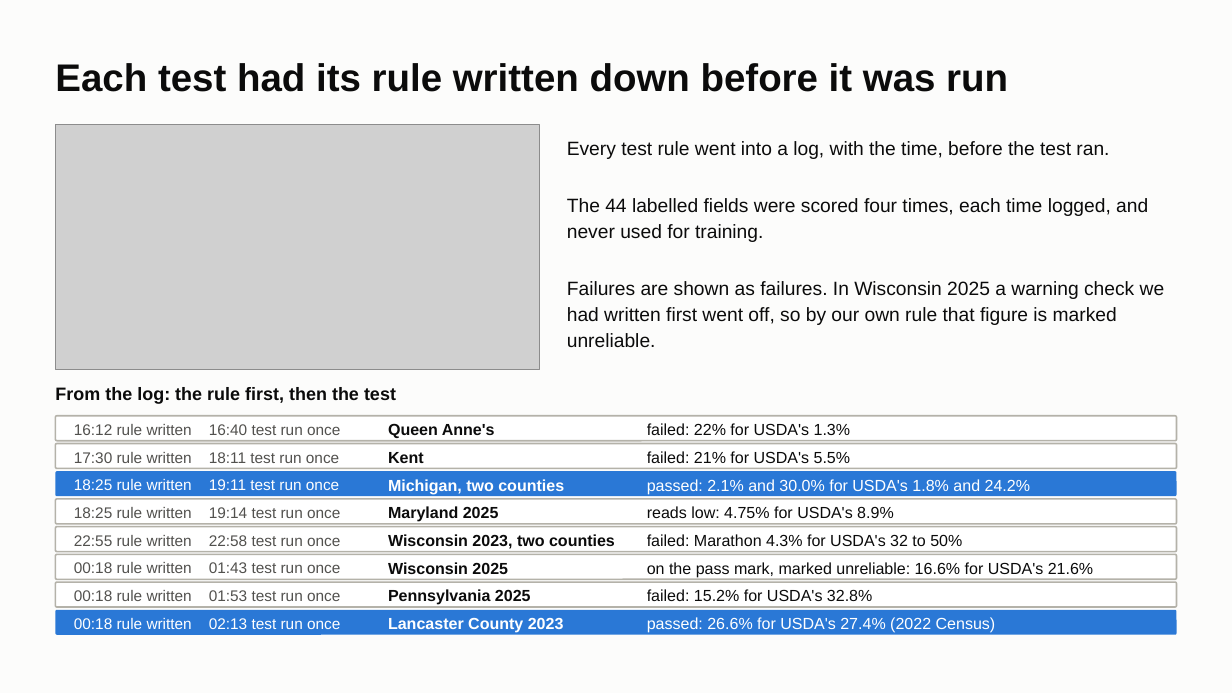
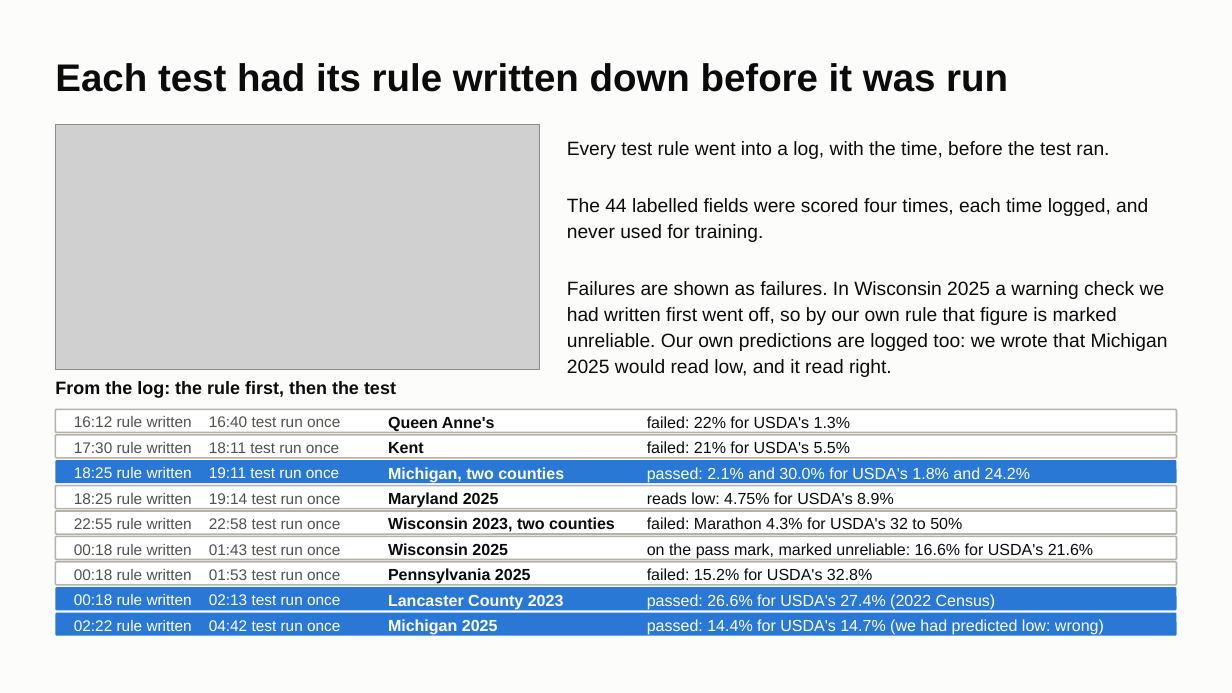
Before and after one commit to ChenSiyun1234/FieldVision, a slide deck: slide 20 of handoff/presentation/FieldVision_model_story.pptx. Drawn at 1232x693 pixels with LibreOffice and Linux fonts; fonts in the diff are those of the drawing; grey boxes stand for pictures. Boxes give left, top, right and bottom in pixels: in the first picture for what was removed or moved away, otherwise in the second. Text is boxed around its words. In the diff, an @@ line names an element or a change of style, - is before the commit and + after.

Commit message:
Deck: Michigan 2025 on the scoreboard, grouped by state; final deck of the night

```diff
--- a/handoff/presentation/FieldVision_model_story.pptx
+++ b/handoff/presentation/FieldVision_model_story.pptx
@@ text at <box>567,281,1168,377</box>: text changed @@
-Failures are shown as failures. In Wisconsin 2025 a warning check we had written first went off, so by our own rule that figure is marked unreliable.
+Failures are shown as failures. In Wisconsin 2025 a warning check we had written first went off, so by our own rule that figure is marked unreliable. Our own predictions are logged too: we wrote that Michigan 2025 would read low, and it read right.
@@ 4 texts, 1 rounded rectangle: place and size @@
-4 texts, 1 rounded rectangle at <box>55,387,1177,441</box>
+4 texts, 1 rounded rectangle at <box>55,381,1177,433</box>
@@ 6 texts, 2 rounded rectangles: place and size @@
-6 texts, 2 rounded rectangles at <box>55,444,1177,496</box>
+6 texts, 2 rounded rectangles at <box>55,435,1177,483</box>
@@ 6 texts, 2 rounded rectangles: place and size @@
-6 texts, 2 rounded rectangles at <box>55,499,1177,552</box>
+6 texts, 2 rounded rectangles at <box>55,485,1177,534</box>
@@ 9 texts, 3 rounded rectangles: place and size @@
-9 texts, 3 rounded rectangles at <box>55,555,1177,635</box>
+9 texts, 3 rounded rectangles at <box>55,536,1177,611</box>
@@ rounded rectangle added at <box>55,613,1177,636</box>, fill #2A78D6 @@
@@ text added at <box>74,620,340,631</box>, 12 pt, text #FFFFFF @@
+02:22 rule written 04:42 test run once
@@ text added at <box>388,619,498,635</box>, 12.5 pt, text #FFFFFF, bold @@
+Michigan 2025
@@ text added at <box>647,619,1104,635</box>, 12.5 pt, text #FFFFFF @@
+passed: 14.4% for USDA's 14.7% (we had predicted low: wrong)
```
Also in this commit, not shown: 5 other slides changed, 2 other files.
